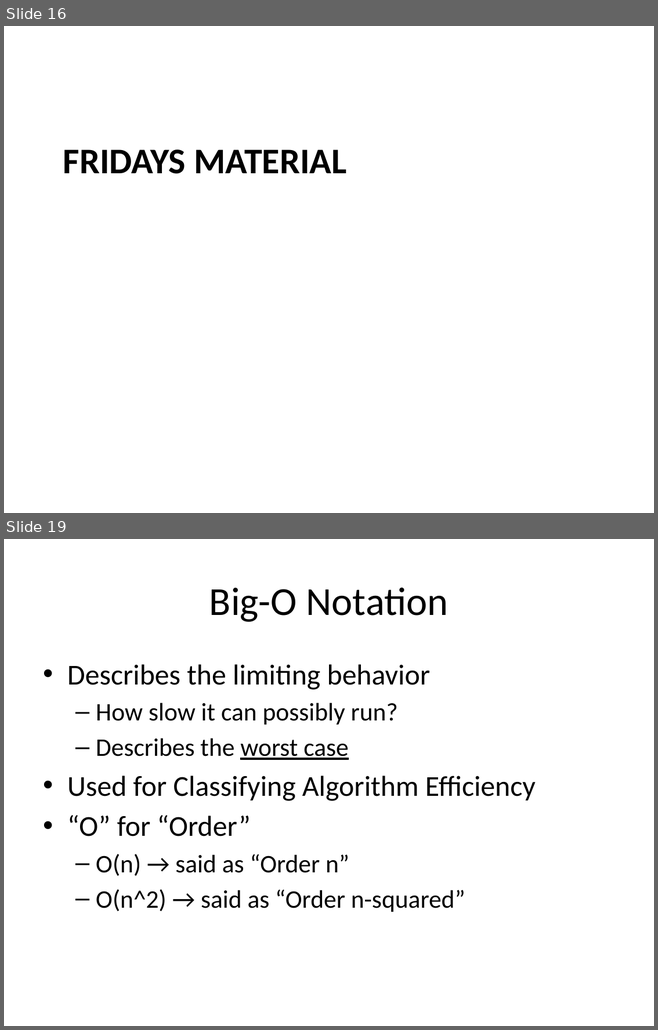
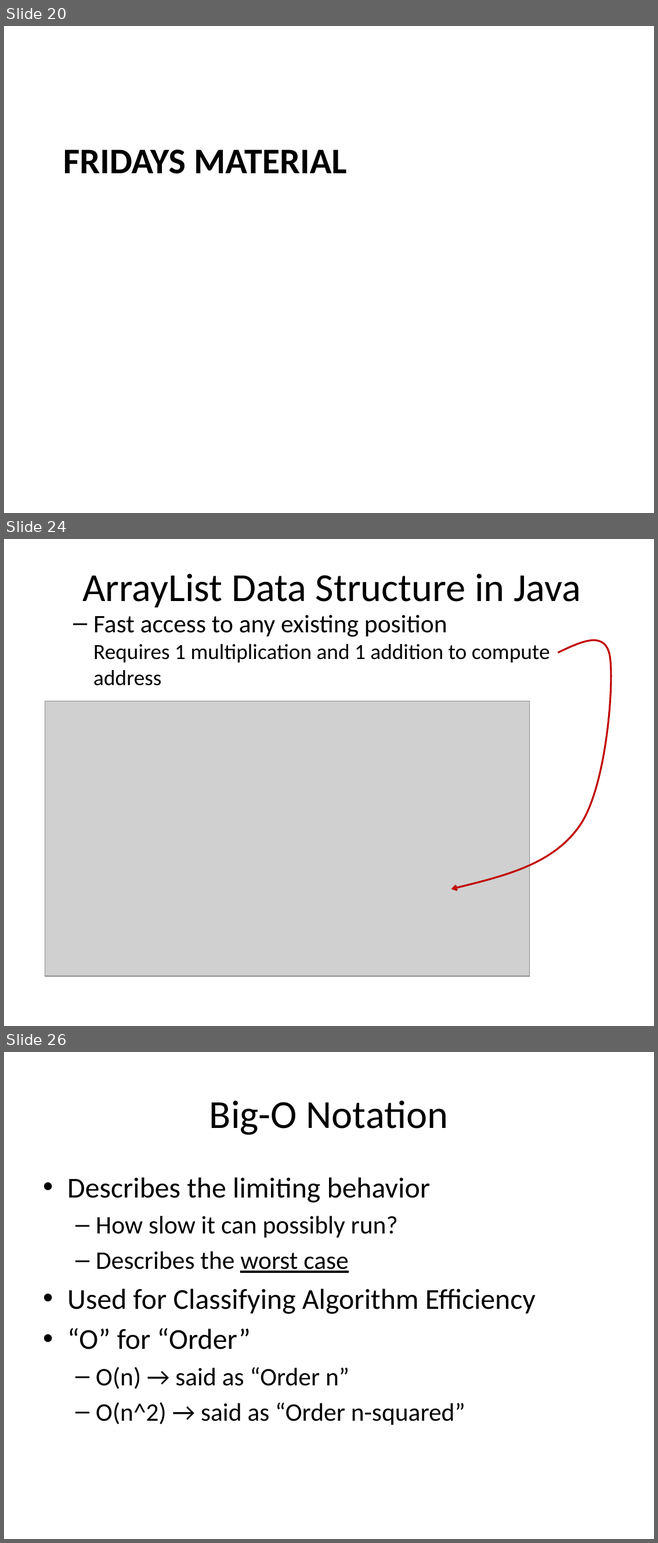
Before and after one commit to RHIT-CSSE/csse220, a slide deck: ClassMaterials/LinkedLists/Slides/LinkedLists.pptx. Shown one above the other, each under a label of ours: slides 16 and 19 before the commit, slides 20, 24 and 26 after it; the slides between them are not shown. The pictures are 658x1030 and 658x1543 pixels, drawn with LibreOffice and Linux fonts; fonts in the diff are those of the drawing; grey boxes stand for pictures. Boxes give left, top, right and bottom in pixels: in the first picture for what was removed or moved away, otherwise in the second. Text is boxed around its words. In the diff, an @@ line names an element or a change of style, - is before the commit and + after.

```diff
--- a/ClassMaterials/LinkedLists/Slides/LinkedLists.pptx
+++ b/ClassMaterials/LinkedLists/Slides/LinkedLists.pptx
@@ slide 24 added at box(4, 539, 654, 1026), background #FFFFFF @@
@@ title added at box(82, 574, 581, 607), 44 pt, text #000000 @@
+ArrayList Data Structure in Java
@@ text added at box(93, 615, 550, 686), 24 pt, text #000000 @@
+  – Fast access to any existing position
+    Requires 1 multiplication and 1 addition to compute address
@@ freeform shape added at box(451, 641, 611, 889), outline #C00000 2 pt @@
@@ picture added at box(45, 701, 529, 976) @@
@@ what was slide 16 is now slide 20 @@
@@ what was slide 19 is now slide 26 @@
```
Also in this commit, not shown: 8 slides changed, 8 other slides added, 3 slides removed.
